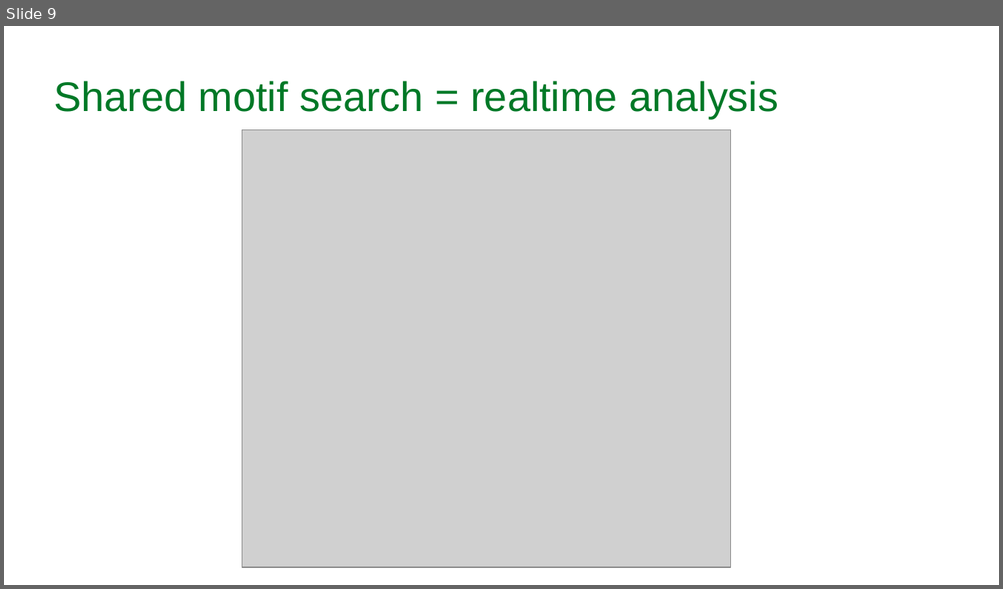
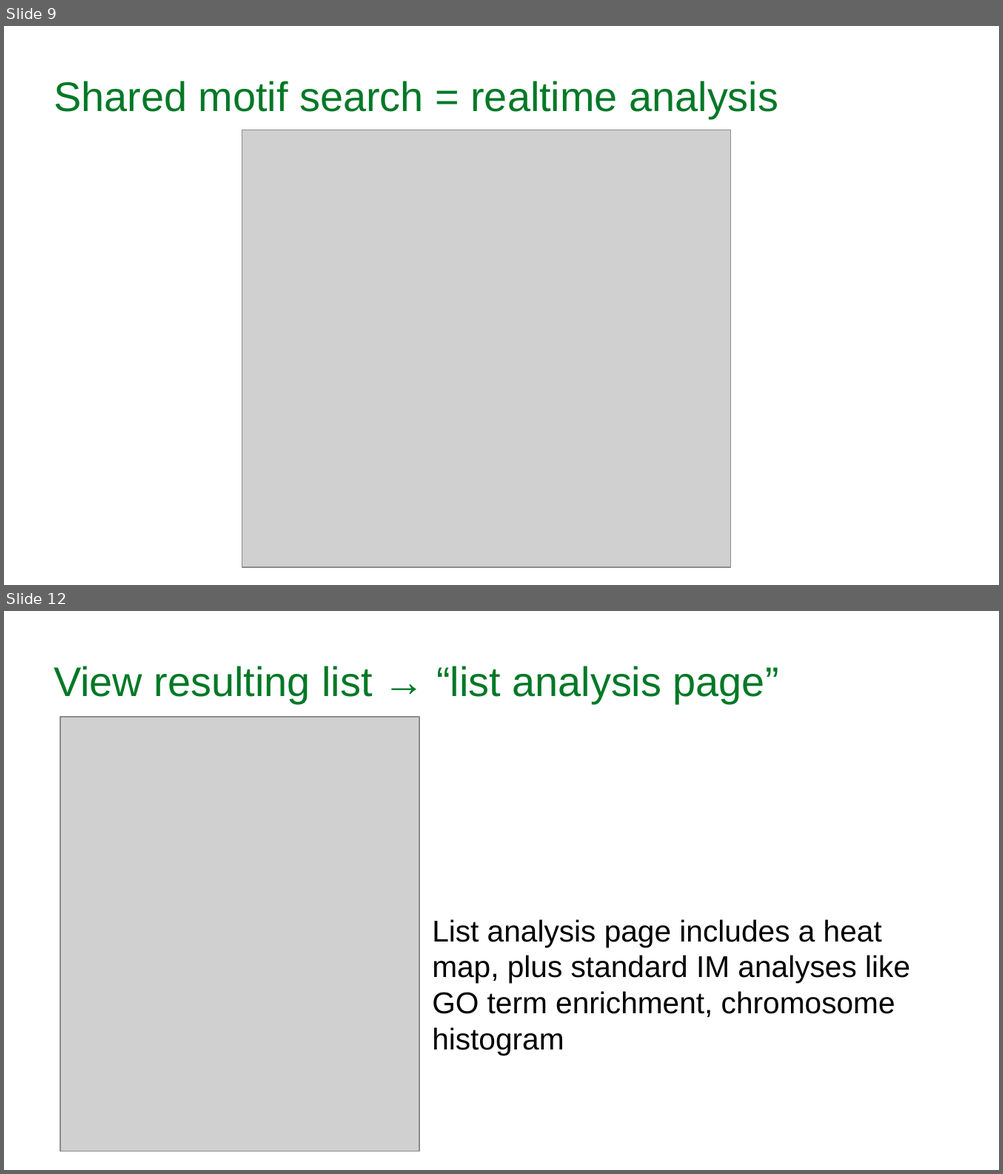
Before and after one commit to sammyjava/PAG-LegFed-2017, a slide deck: LegFed-Mines.odp. Shown one above the other, each under a label of ours: slide 9 before the commit, slides 9 and 12 after it; the slides between them are not shown. The pictures are 1003x589 and 1003x1174 pixels, drawn with LibreOffice and Linux fonts; fonts in the diff are those of the drawing; grey boxes stand for pictures; background and template pictures are left out. Boxes give left, top, right and bottom in pixels: in the first picture for what was removed or moved away, otherwise in the second. Text is boxed around its words. In the diff, an @@ line names an element or a change of style, - is before the commit and + after.

```diff
--- a/LegFed-Mines.odp
+++ b/LegFed-Mines.odp
@@ slide 12 added at [4, 611, 999, 1170], background #FFFFFF @@
@@ title added at [54, 666, 779, 703], 33 pt, text #007826 @@
+View resulting list → “list analysis page”
@@ picture added at [60, 717, 419, 1152] @@
@@ text added at [432, 920, 910, 1056], 24 pt, text #000000 @@
+List analysis page includes a heat map, plus standard IM analyses like GO term enrichment, chromosome histogram
```
Also in this commit, not shown: 2 other slides added, 6 other files.
